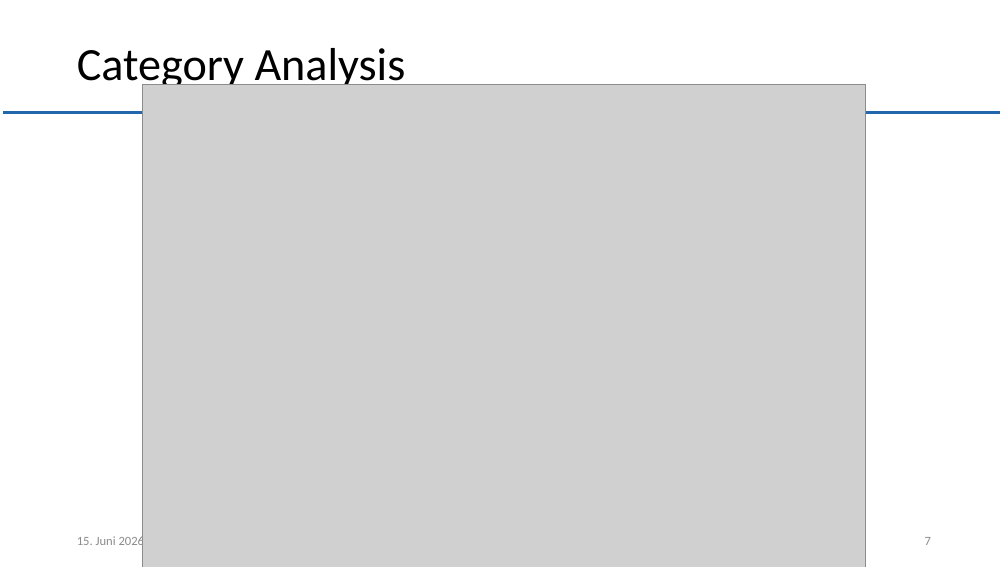
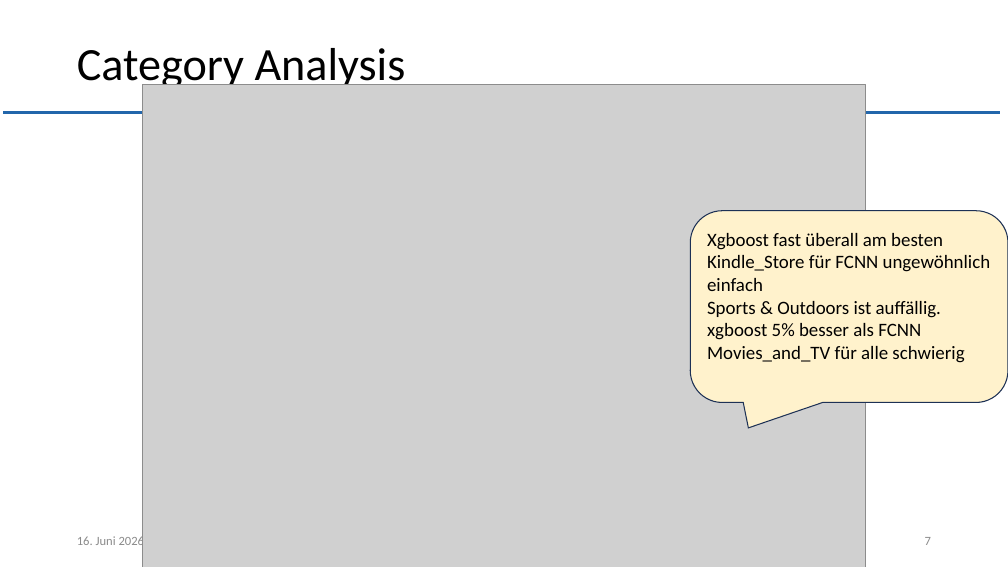
Before and after one commit to muellR/text_analysis, a slide deck: slide 7 of presentation/ln_text_analysis.pptx. Drawn at 1008x567 pixels with LibreOffice and Linux fonts; fonts in the diff are those of the drawing; grey boxes stand for pictures; background and template pictures are left out. Boxes give left, top, right and bottom in pixels: in the first picture for what was removed or moved away, otherwise in the second. Text is boxed around its words. In the diff, an @@ line names an element or a change of style, - is before the commit and + after.

```diff
--- a/presentation/ln_text_analysis.pptx
+++ b/presentation/ln_text_analysis.pptx
@@ rounded speech box added at (x1=690, y1=211, x2=1008, y2=403), fill #FFF2CC, outline #1E3256 1 pt, 18 pt, text #000000 @@
+Xgboost fast überall am besten
+Kindle_Store für FCNN ungewöhnlich einfach
+Sports & Outdoors ist auffällig. xgboost 5% besser als FCNN
+Movies_and_TV für alle schwierig
```
Also in this commit, not shown: 18 other slides changed, 1 slide removed, 3 other files.
